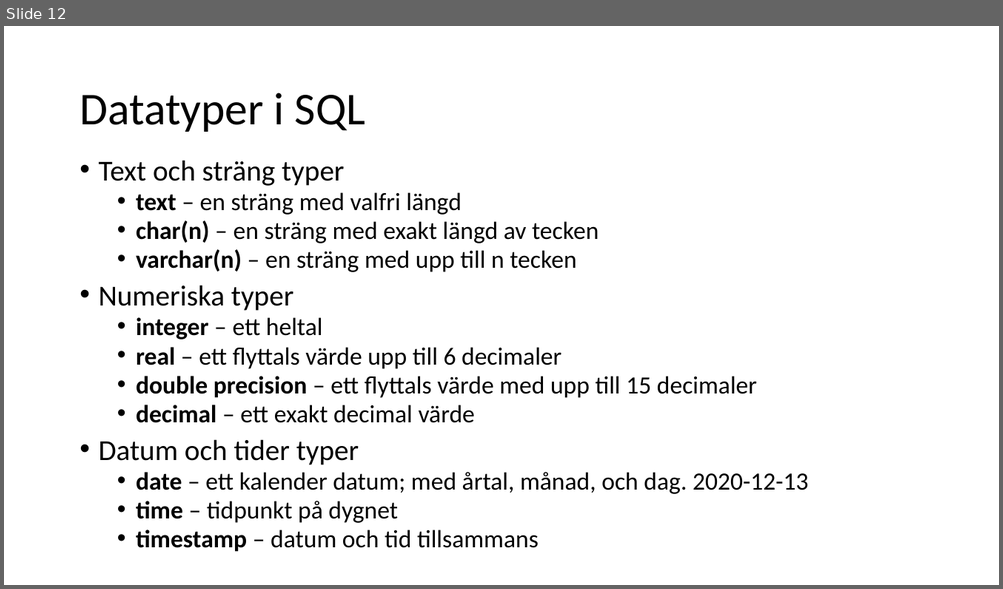
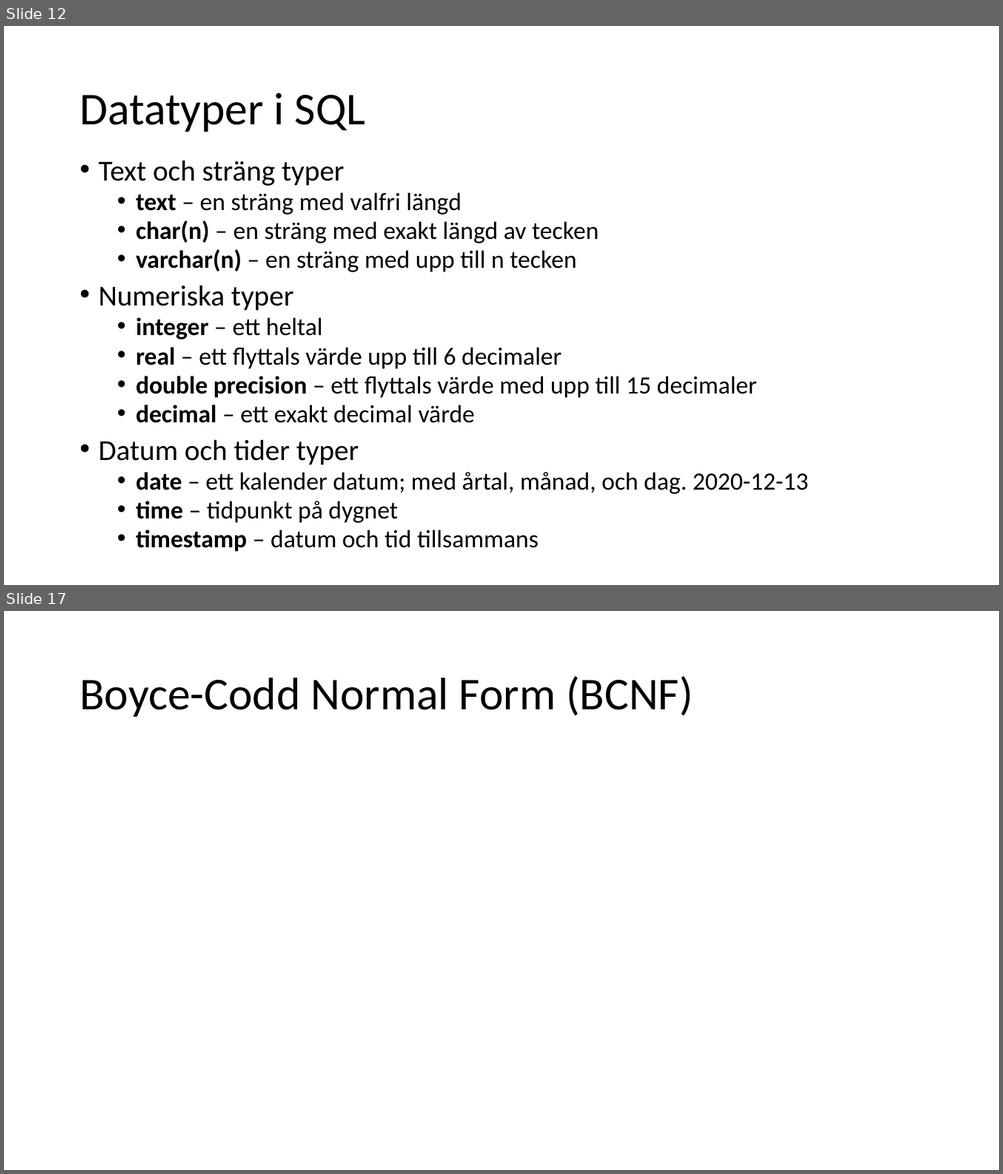
Before and after one commit to abbjetmus/FN-projekt, a slide deck: Relationsdatabaser.pptx. Shown one above the other, each under a label of ours: slide 12 before the commit, slides 12 and 17 after it; the slides between them are not shown. The pictures are 1003x589 and 1003x1174 pixels, drawn with LibreOffice and Linux fonts; fonts in the diff are those of the drawing. Boxes give left, top, right and bottom in pixels: in the first picture for what was removed or moved away, otherwise in the second. Text is boxed around its words. In the diff, an @@ line names an element or a change of style, - is before the commit and + after.

```diff
--- a/Relationsdatabaser.pptx
+++ b/Relationsdatabaser.pptx
@@ slide 17 added at (4,611,999,1170), background #FFFFFF @@
@@ title added at (79,676,693,717), 44 pt, text #000000 @@
+Boyce-Codd Normal Form (BCNF)
```
Also in this commit, not shown: 1 slide changed, 3 other slides added, 1 other file.
